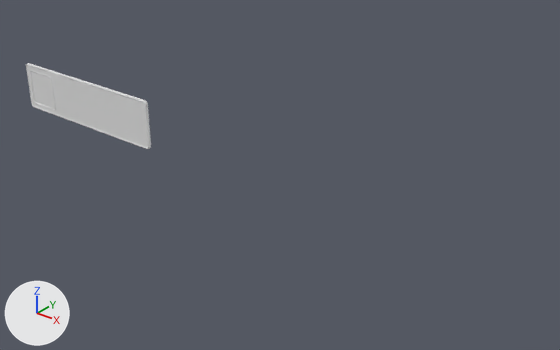
A saved change to the FBX model ProjectVSN/Assets/Models/PlaneBack3.fbx.
Both versions are drawn from a 50 mm camera at (13.13, -9.68, 5.93) aimed at (4.97, 0.52, -0.4). Every picture has the same lights, and +X, +Y and +Z are marked at lower left. Where no turn or scale is listed for an object, it has been applied to the vertices.

In view in the first picture: 'PlaneBack.002'.
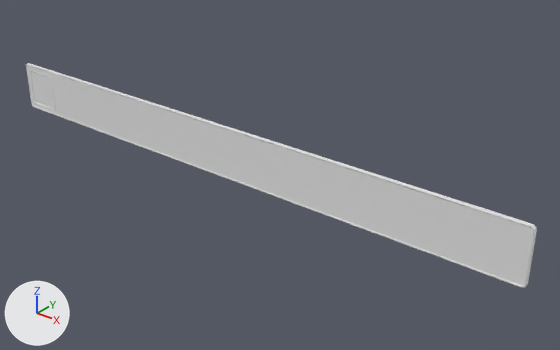
The newer file is also turned or shifted as a whole; pictures and numbers use the older file's frame.

Changed parts and their boxes (x1, y1, x2, y2) in the pictures (560 x 350 px; the box of a moved part takes in the faces that stretch with it):
'PlaneBack.002', reshaped (306% wider, 160% taller)
    before: (26, 63, 151, 149)
    after: (26, 63, 537, 288)
part 1 of me_cube_002, moved or reshaped
    before: (143, 100, 151, 149)
    after: (143, 100, 537, 288)

The change in detail:
me_cube_002 has 238 vertices, 192 faces and spans x -1.99..2.0, y -0.04..0.02, z -0.53..0.53.
me_cube_002 is used by ob_planeback_002; location (0.0, 0.0, 0.0).
me_cube_002 part 1: all 60 vertices in x 1.92..2.0, y -0.03..0.02, z -0.53..0.53 are moved by (8.0, 0.0, 0.0).
